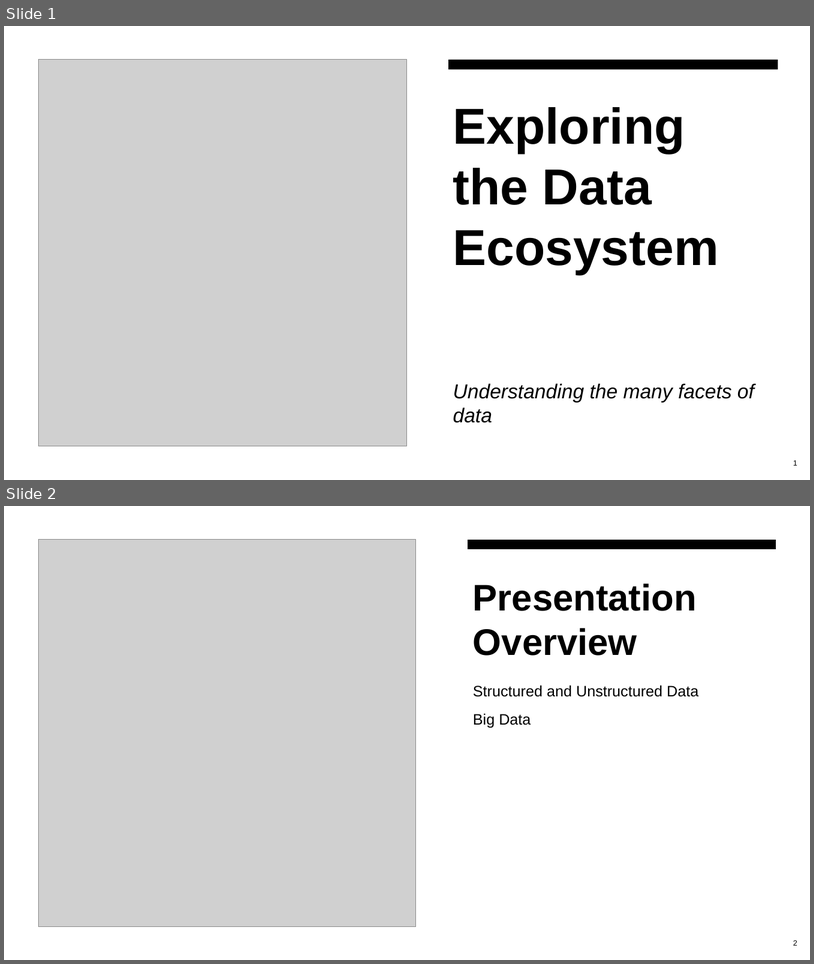
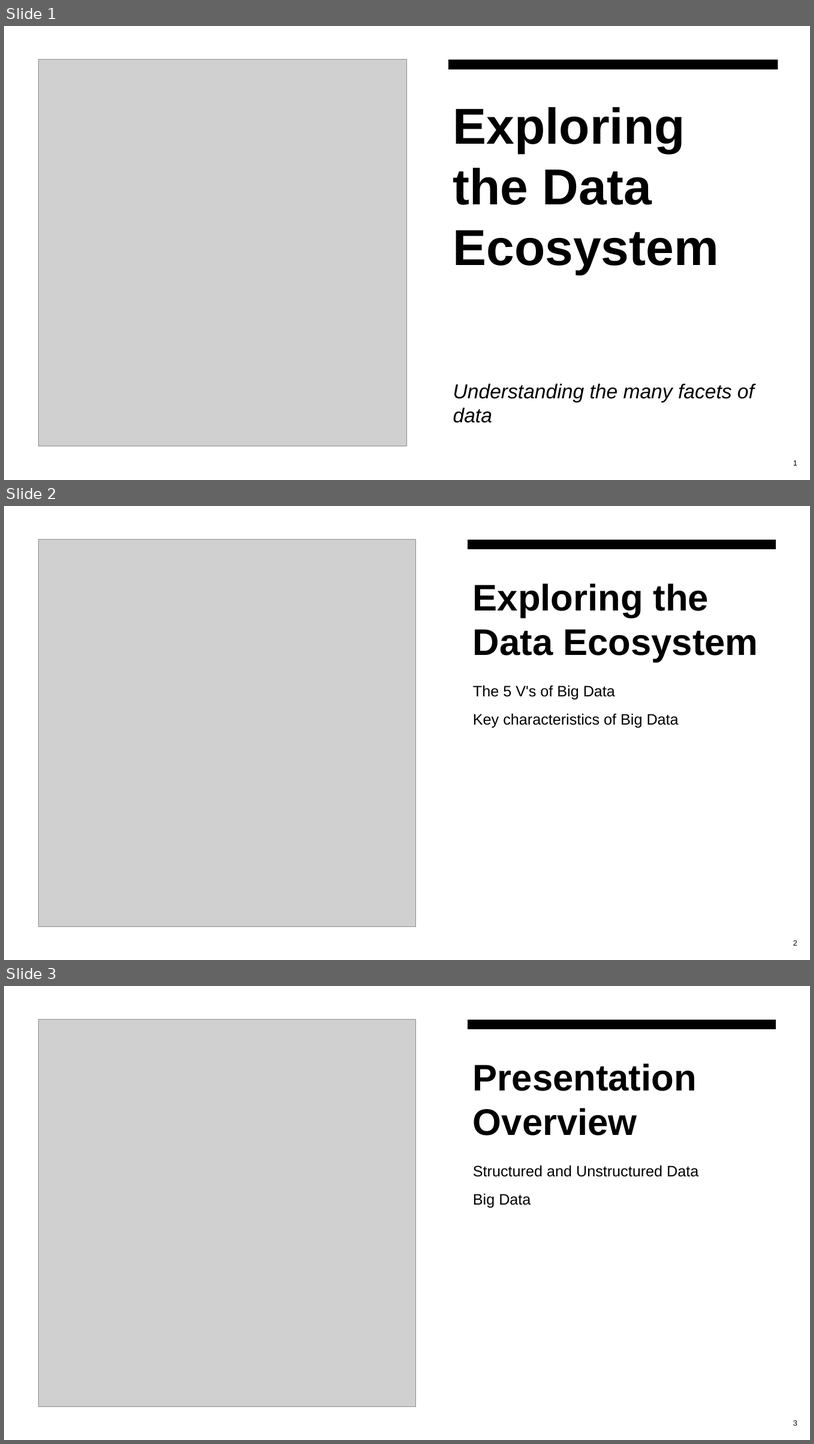
Before and after one commit to toarnabtrainer/Data_Analytics_Excel, a slide deck: Data Eco System/2-Exploring the Data Ecosystem.pptx. Shown one above the other, each under a label of ours: slides 1 and 2 before the commit, slides 1, 2 and 3 after it. The pictures are 814x964 and 814x1444 pixels, drawn with LibreOffice and Linux fonts; fonts in the diff are those of the drawing; grey boxes stand for pictures. Boxes give left, top, right and bottom in pixels: in the first picture for what was removed or moved away, otherwise in the second. Text is boxed around its words. In the diff, an @@ line names an element or a change of style, - is before the commit and + after.

Commit message:
Data Eco System Resources

```diff
--- a/Data Eco System/2-Exploring the Data Ecosystem.pptx
+++ b/Data Eco System/2-Exploring the Data Ecosystem.pptx
@@ slide 2 added at box(4, 506, 810, 960), background #FFFFFF @@
@@ rectangle added at box(4, 506, 810, 960), fill #FFFFFF @@
@@ picture added at box(38, 540, 416, 927) @@
@@ freeform shape added at box(468, 540, 777, 550), fill #000000 @@
@@ title added at box(473, 583, 758, 661), 44 pt, text #000000, bold @@
+Exploring the Data Ecosystem
@@ text added at box(473, 685, 679, 728), 18 pt, text #000000 @@
+The 5 V's of Big Data
+Key characteristics of Big Data
@@ page number added at box(794, 940, 798, 945), 9 pt, text #000000 @@
+2
@@ what was slide 2 is now slide 3 @@
@@ page number at box(794, 1420, 798, 1425): text changed @@
-2
+3
```
Also in this commit, not shown: 1 other slide added.
